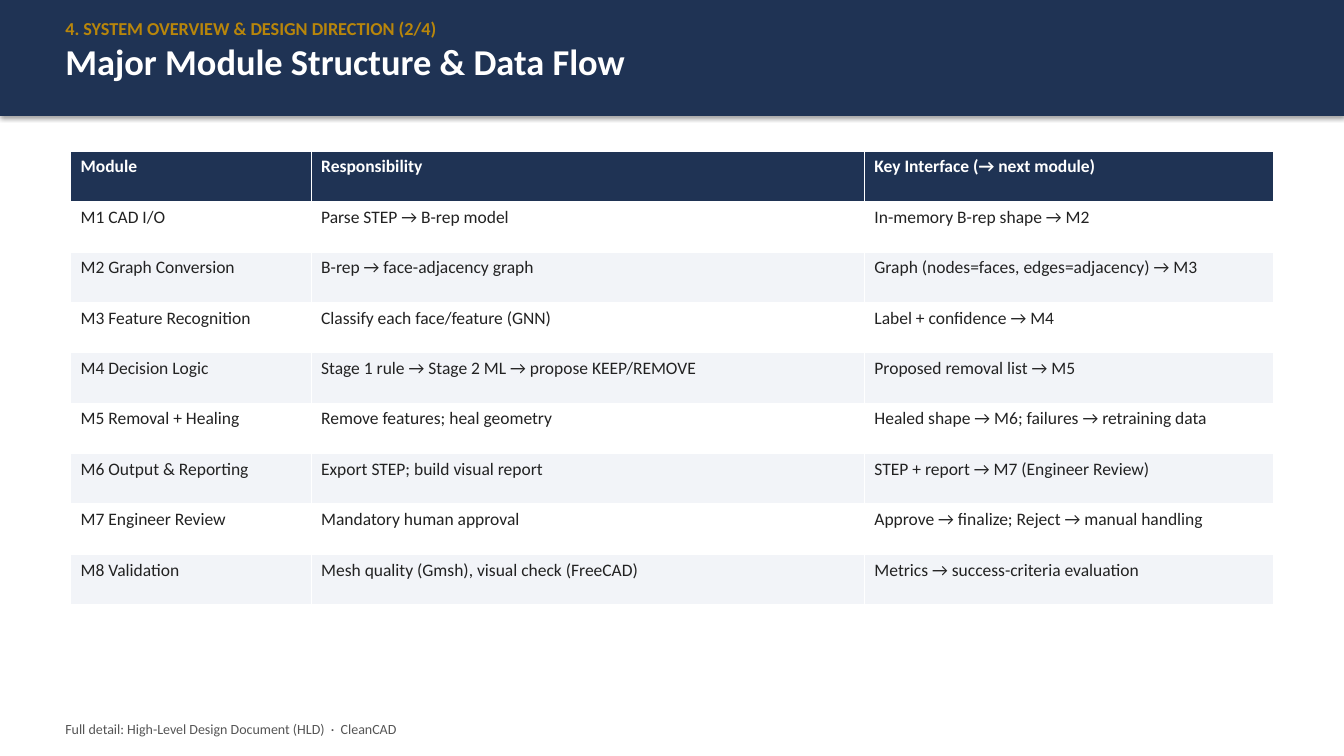
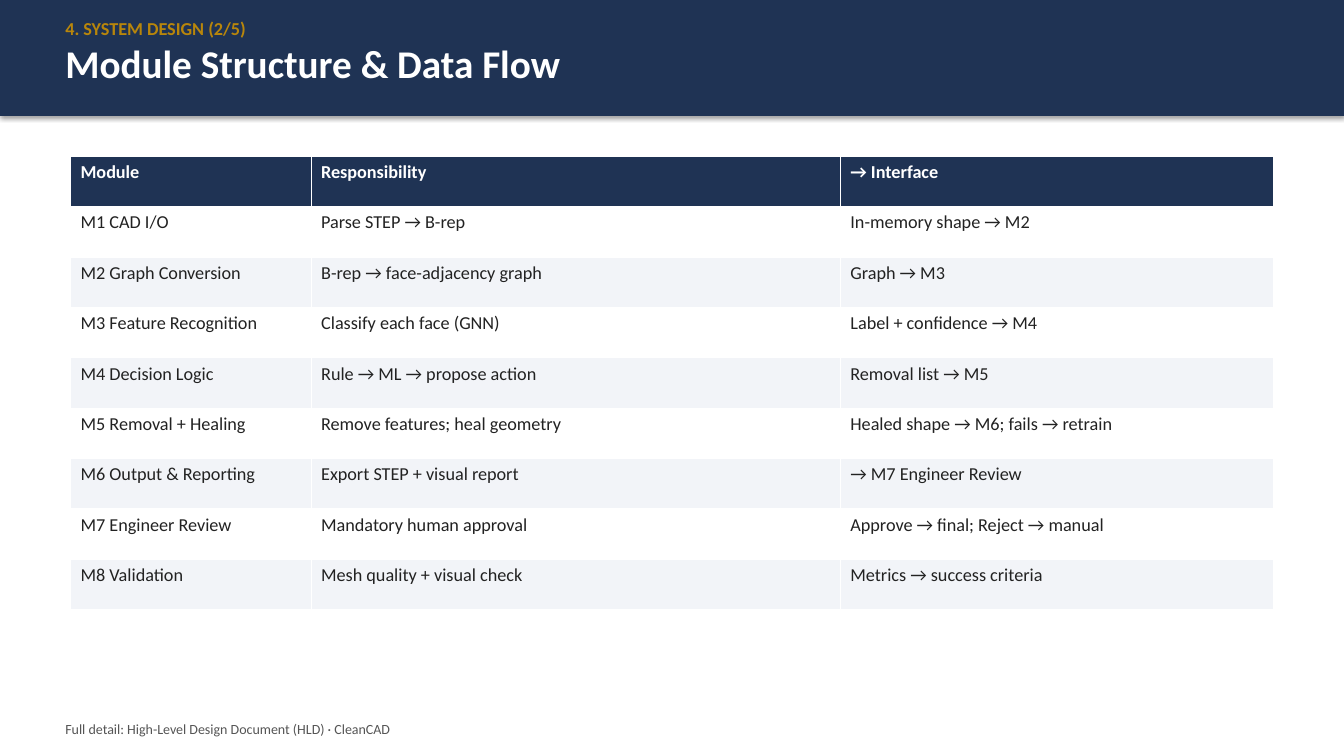
Before and after one commit to Junoh-Lee111/CapstoneProject-HP-Mold-Part-Defeaturing, a slide deck: slide 8 of docs/Project_Proposal.pptx. Drawn at 1344x756 pixels with LibreOffice and Linux fonts; fonts in the diff are those of the drawing. Boxes give left, top, right and bottom in pixels: in the first picture for what was removed or moved away, otherwise in the second. Text is boxed around its words. In the diff, an @@ line names an element or a change of style, - is before the commit and + after.

```diff
--- a/docs/Project_Proposal.pptx
+++ b/docs/Project_Proposal.pptx
@@ text at bbox=[65, 22, 560, 79]: text changed; size 13 to 28 pt; text colour #B8860B to #FFFFFF @@
-4. SYSTEM OVERVIEW & DESIGN DIRECTION (2/4)
-Major Module Structure & Data Flow
+4. SYSTEM DESIGN (2/5)
+Module Structure & Data Flow
@@ table at bbox=[71, 156, 1274, 610] @@
-row 1, column 3: Key Interface (→ next module)
+row 1, column 3: → Interface
-row 2, column 2: Parse STEP → B-rep model
+row 2, column 2: Parse STEP → B-rep
-row 2, column 3: In-memory B-rep shape → M2
+row 2, column 3: In-memory shape → M2
-row 3, column 3: Graph (nodes=faces, edges=adjacency) → M3
+row 3, column 3: Graph → M3
-row 4, column 2: Classify each face/feature (GNN)
+row 4, column 2: Classify each face (GNN)
-row 5, column 2: Stage 1 rule → Stage 2 ML → propose KEEP/REMOVE
+row 5, column 2: Rule → ML → propose action
-row 5, column 3: Proposed removal list → M5
+row 5, column 3: Removal list → M5
-row 6, column 3: Healed shape → M6; failures → retraining data
+row 6, column 3: Healed shape → M6; fails → retrain
-row 7, column 2: Export STEP; build visual report
+row 7, column 2: Export STEP + visual report
-row 7, column 3: STEP + report → M7 (Engineer Review)
+row 7, column 3: → M7 Engineer Review
-row 8, column 3: Approve → finalize; Reject → manual handling
+row 8, column 3: Approve → final; Reject → manual
-row 9, column 2: Mesh quality (Gmsh), visual check (FreeCAD)
+row 9, column 2: Mesh quality + visual check
-row 9, column 3: Metrics → success-criteria evaluation
+row 9, column 3: Metrics → success criteria
@@ size 12.5 to 13 pt in "Module", "Responsibility", "M1 CAD I/O", "M2 Graph Conversion" and 10 more places @@
@@ table: place and size @@
-table at bbox=[71, 151, 1274, 605]
+table at bbox=[71, 156, 1274, 610]
@@ text "Full detail: High-Level Design Document ..." rewrapped from bbox=[65, 724, 397, 737] to bbox=[65, 724, 390, 737] @@
```
Also in this commit, not shown: 15 other slides changed, 1 slide added, 6 other files.
